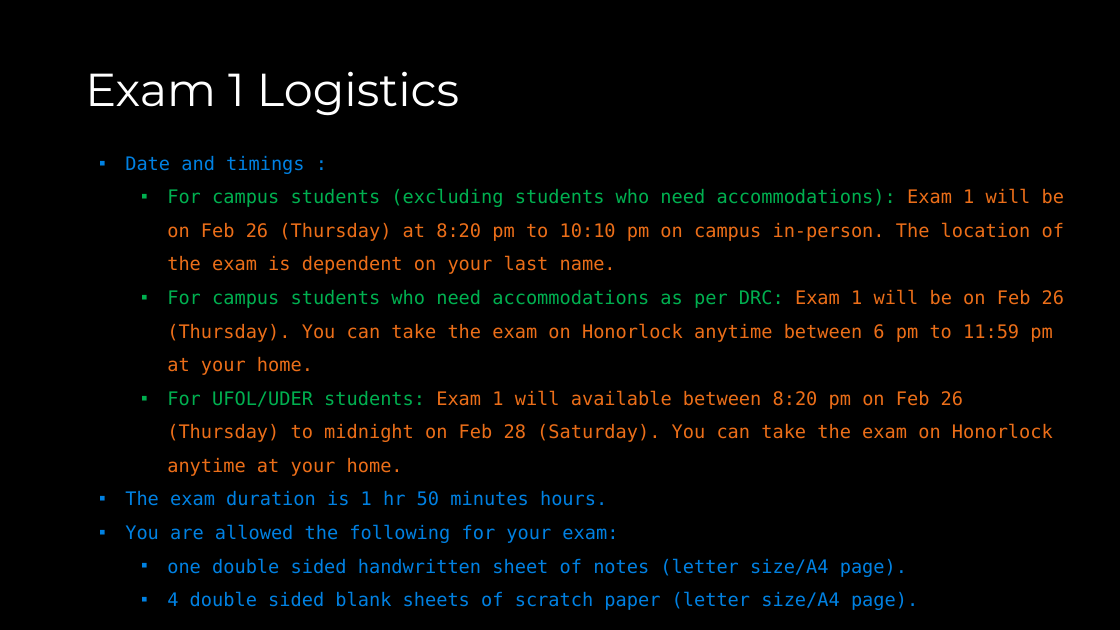
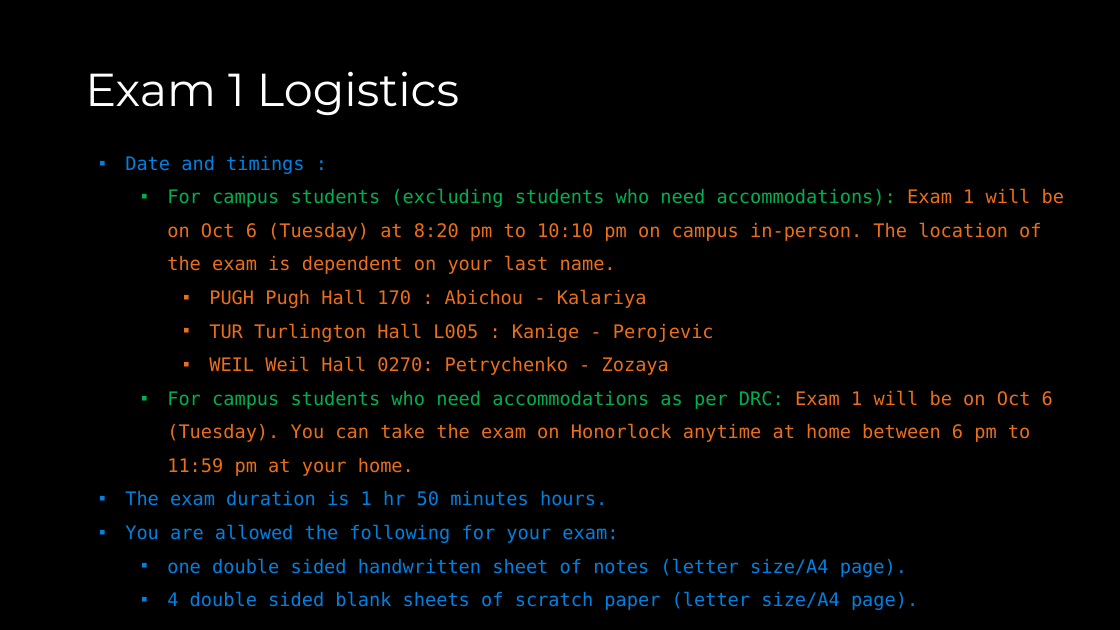
Before and after one commit to COP3530/Instructional-Content, a slide deck: slide 4 of Slides/Slides-PPT/Exam 1 - Review A.pptx. Drawn at 1120x630 pixels with LibreOffice and Linux fonts; fonts in the diff are those of the drawing. Boxes give left, top, right and bottom in pixels: in the first picture for what was removed or moved away, otherwise in the second. Text is boxed around its words. In the diff, an @@ line names an element or a change of style, - is before the commit and + after.

```diff
--- a/Slides/Slides-PPT/Exam 1 - Review A.pptx
+++ b/Slides/Slides-PPT/Exam 1 - Review A.pptx
@@ text at bbox=[167, 189, 1064, 476]: text changed @@
-  ▪ For campus students (excluding students who need accommodations): Exam 1 will be on Feb 26 (Thursday) at 8:20 pm to 10:10 pm on campus in-person. The location of the exam is dependent on your last name.
-  ▪ For campus students who need accommodations as per DRC: Exam 1 will be on Feb 26 (Thursday). You can take the exam on Honorlock anytime between 6 pm to 11:59 pm at your home.
-  ▪ For UFOL/UDER students: Exam 1 will available between 8:20 pm on Feb 26 (Thursday) to midnight on Feb 28 (Saturday). You can take the exam on Honorlock anytime at your home.
+  ▪ For campus students (excluding students who need accommodations): Exam 1 will be on Oct 6 (Tuesday) at 8:20 pm to 10:10 pm on campus in-person. The location of the exam is dependent on your last name.
+    ▪ PUGH Pugh Hall 170 : Abichou - Kalariya
+    ▪ TUR Turlington Hall L005 : Kanige - Perojevic
+    ▪ WEIL Weil Hall 0270: Petrychenko - Zozaya
+  ▪ For campus students who need accommodations as per DRC: Exam 1 will be on Oct 6 (Tuesday). You can take the exam on Honorlock anytime at home between 6 pm to 11:59 pm at your home.
```
Also in this commit, not shown: 1 other slide changed, 1 slide removed, 3 other files.
